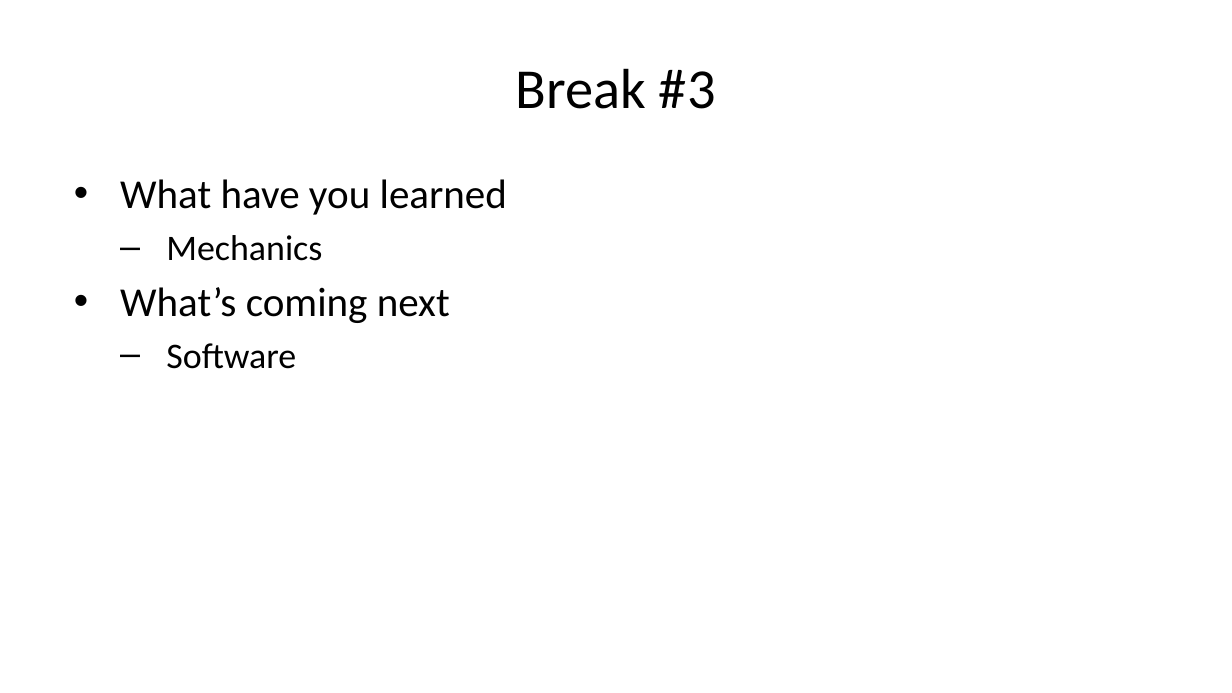
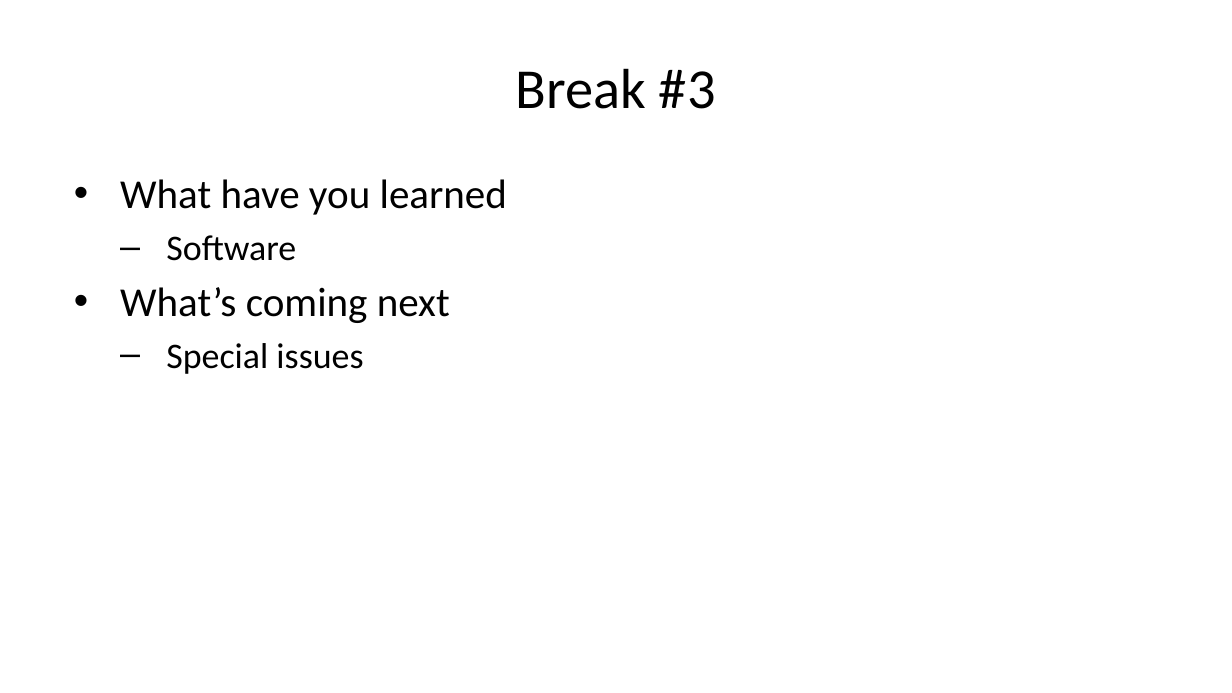
Before and after one commit to pmean/papers-and-presentations, a slide deck: slide 55 of bootstrap/src/bootstrap-slides.pptx (slide 40 before the commit). Drawn at 1232x693 pixels with LibreOffice and Linux fonts; fonts in the diff are those of the drawing. Boxes give left, top, right and bottom in pixels: in the first picture for what was removed or moved away, otherwise in the second. Text is boxed around its words. In the diff, an @@ line names an element or a change of style, - is before the commit and + after.

```diff
--- a/bootstrap/src/bootstrap-slides.pptx
+++ b/bootstrap/src/bootstrap-slides.pptx
@@ text at [166, 235, 296, 261]: text changed @@
-  – Mechanics
+  – Software
@@ text at [166, 343, 363, 374]: text changed @@
-  – Software
+  – Special issues
```
Also in this commit, not shown: 9 other slides changed, 27 slides added, 6 slides removed, 6 other files.
